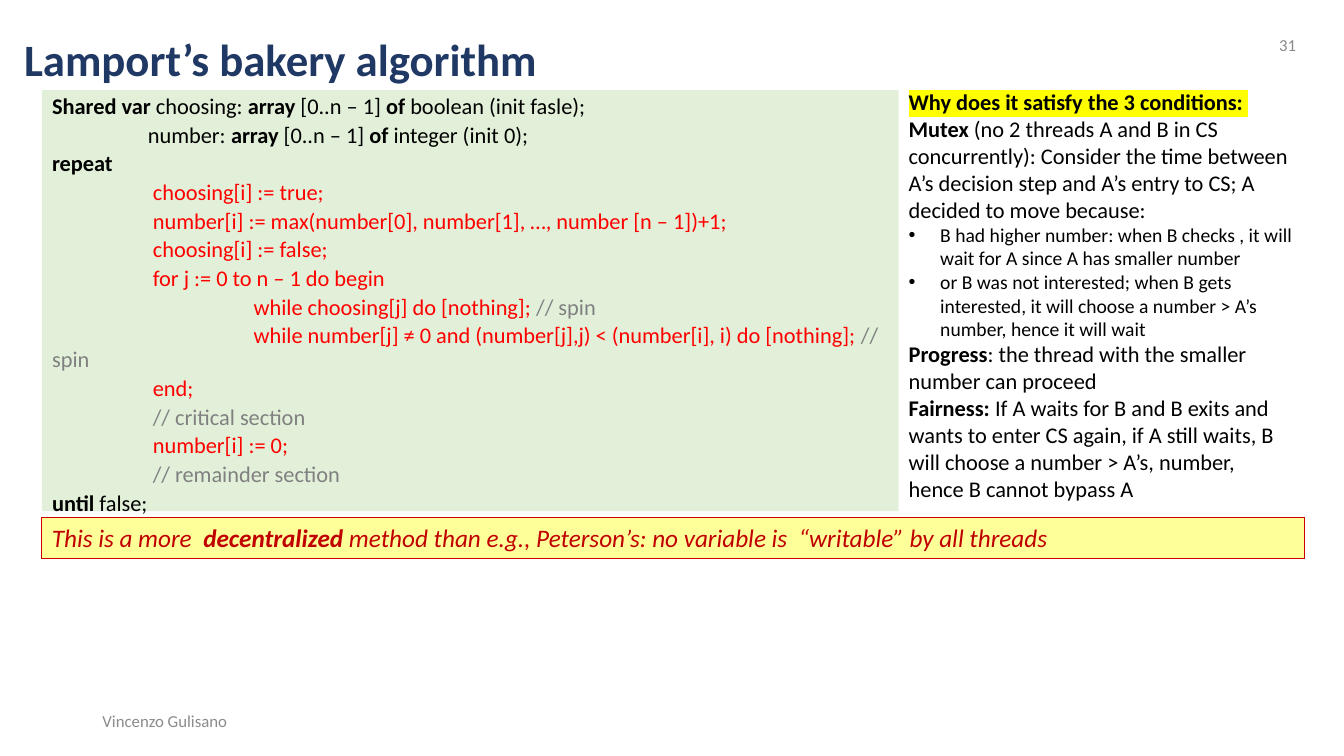
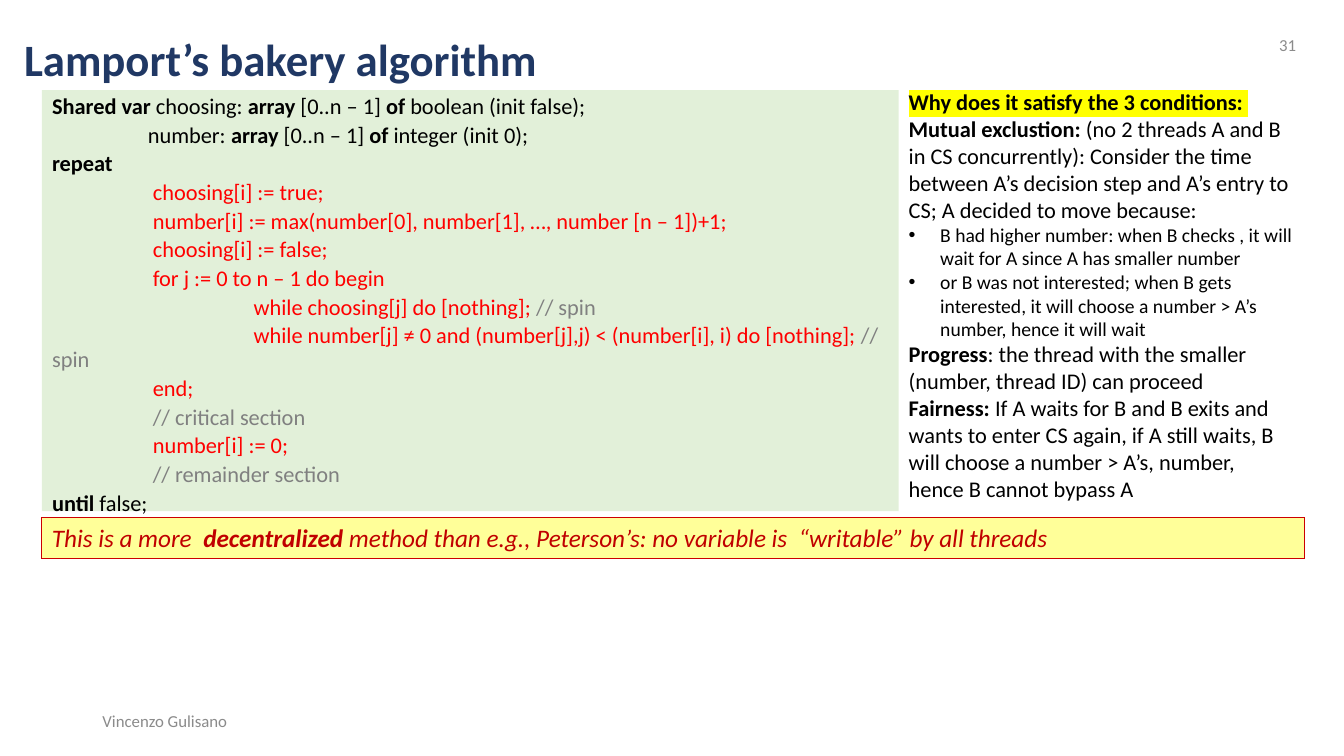
Before and after one commit to Josefgus/os_material, a slide deck: slide 31 of synchronization_part_2/synchronization_part_2.pptx. Drawn at 1344x756 pixels with LibreOffice and Linux fonts; fonts in the diff are those of the drawing. Boxes give left, top, right and bottom in pixels: in the first picture for what was removed or moved away, otherwise in the second. Text is boxed around its words. In the diff, an @@ line names an element or a change of style, - is before the commit and + after.

```diff
--- a/synchronization_part_2/synchronization_part_2.pptx
+++ b/synchronization_part_2/synchronization_part_2.pptx
@@ text at bbox=[52, 97, 585, 118]: text changed @@
-Shared var choosing: array [0..n – 1] of boolean (init fasle);
+Shared var choosing: array [0..n – 1] of boolean (init false);
@@ text at bbox=[909, 121, 1288, 221]: text changed @@
-Mutex (no 2 threads A and B in CS concurrently): Consider the time between A’s decision step and A’s entry to CS; A decided to move because:
+Mutual exclustion: (no 2 threads A and B in CS concurrently): Consider the time between A’s decision step and A’s entry to CS; A decided to move because:
@@ text at bbox=[909, 346, 1246, 393]: text changed @@
-Progress: the thread with the smaller number can proceed
+Progress: the thread with the smaller (number, thread ID) can proceed
```
Also in this commit, not shown: 31 other slides changed, 4 other files.
